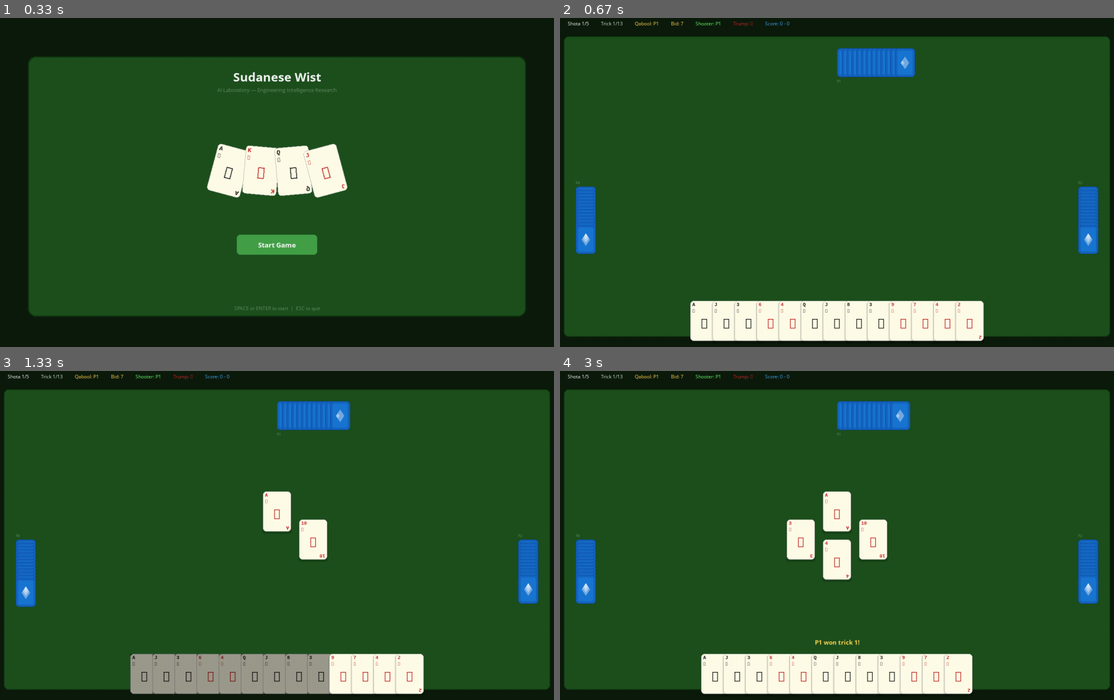
Above: before the commit, frames 1-4 (two rows, left to right).
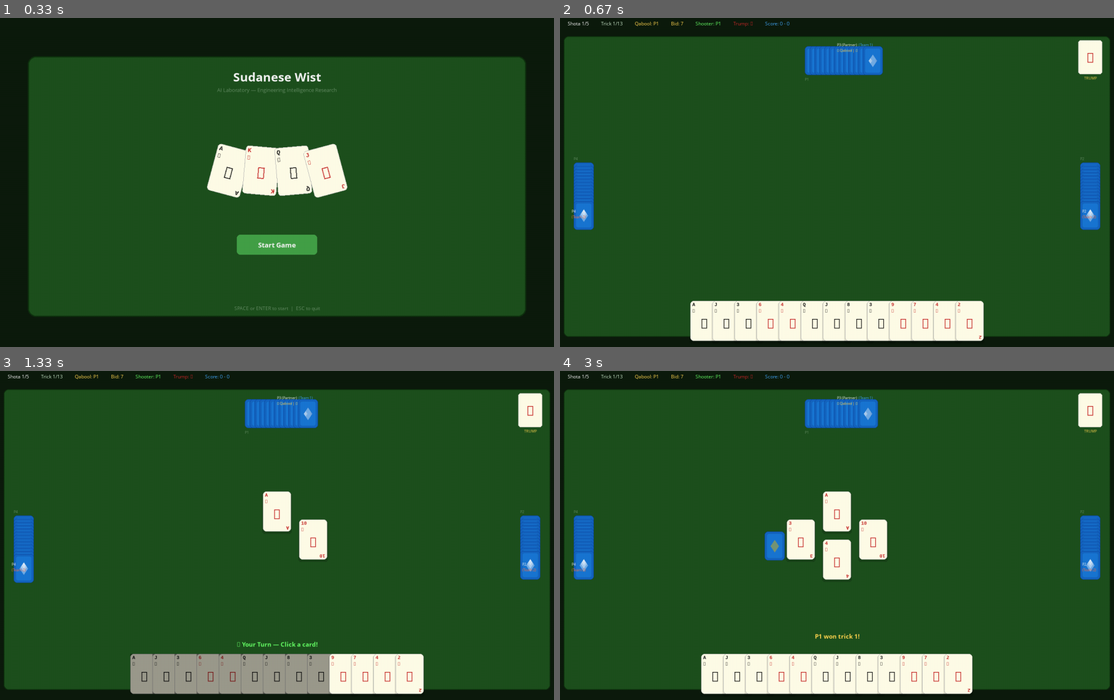
Above: after the commit, the same moments.

Repository: aamagzoub/engineering-intelligence
Game: pygame game, started from gui_pygame/main.py
Two runs of this game, one before a commit and one after it. Both use one fixed random seed, a clock stepped at 60 frames per second and the inputs below.
Inputs (mouse positions are in pixels of both pictures, inside the frame that each line leads up to):
- Up to frame 1 (0.33 s): no input
- Up to frame 2 (0.67 s): tap Space at 0.33 s
- Up to frame 3 (1.33 s): click (144, 673) at 0.72 s; tap Space at 1 s
- Up to frame 4 (3 s): click (726, 673) at 1.38 s; click (704, 472) at 1.72 s; click (947, 673) at 2.05 s; click (820, 482) at 2.38 s; click (748, 426) at 2.72 s

Frame 1 is identical in both runs. In frame 2, 3.3% of the frame differs, in the area x 2-98%, y 6-72%; in frame 3, 3.4%; in frame 4, 3.7%, in the area x 2-98%, y 6-84%.

Commit message:
feat: PyGame UI - player labels, trump display, tricks won, game over + shota end screens

Diff:
--- a/gui_pygame/game_screen.py
+++ b/gui_pygame/game_screen.py
@@ -236,6 +236,10 @@
             if self.phase == "playing":
                 self._start_next_trick()
 
+        if event.type == pygame.KEYDOWN:
+            if event.key == pygame.K_SPACE and self.phase == "game_over":
+                self.start_game()
+
         if event.type == pygame.MOUSEBUTTONDOWN and event.button == 1:
             self._handle_click(event.pos)
 
@@ -302,6 +306,14 @@
 
     def render(self):
         """Render the full game screen."""
+        if self.phase == "game_over":
+            self._render_game_over()
+            return
+
+        if self.phase == "shota_end":
+            self._render_shota_end()
+            return
+
         # Table.
         table_rect = pygame.Rect(20, 50, SCREEN_WIDTH - 40, SCREEN_HEIGHT - 100)
         pygame.draw.rect(self.screen, TABLE_FELT, table_rect, border_radius=12)
@@ -310,22 +322,202 @@
         # Top info bar.
         self._render_info_bar()
 
-        # Opponent cards (face-down).
+        # Opponent cards (face-down) with labels.
         cx, cy = SCREEN_WIDTH // 2, SCREEN_HEIGHT // 2
-        self._render_opponent(0, cx, 80, horizontal=True)   # Top
-        self._render_opponent(3, 50, cy, horizontal=False)   # Left
-        self._render_opponent(1, SCREEN_WIDTH - 50 - CARD_MINI_W, cy, horizontal=False)  # Right
+        self._render_opponent(0, cx - 80, 75, horizontal=True)   # Top
+        self._render_opponent(3, 45, cy - 60, horizontal=False)  # Left
+        self._render_opponent(1, SCREEN_WIDTH - 45 - CARD_MINI_W, cy - 60, horizontal=False)  # Right
+
+        # Player labels with roles.
+        self._render_player_labels(cx, cy)
+
+        # Won tricks piles.
+        self._render_tricks_won(cx, cy)
+
+        # Trump display (top-right).
+        self._render_trump_display()
 
         # Centre trick.
         self._render_centre_trick(cx, cy)
 
         # Human hand.
         self._render_human_hand()
+
+        # "Your turn" indicator.
+        if self.phase == "playing" and self._play_idx < len(self._play_order):
+            if self._play_order[self._play_idx] == HUMAN_ID:
+                turn_surf = self.fonts["large"].render("▶ Your Turn — Click a card!", True, TEXT_GREEN)
+                self.screen.blit(turn_surf, turn_surf.get_rect(centerx=cx, y=SCREEN_HEIGHT - 175))
 
         # Message.
         if self._message_timer > 0 and self._message:
             msg_surf = self.fonts["large"].render(self._message, True, TEXT_GOLD)
-            self.screen.blit(msg_surf, msg_surf.get_rect(centerx=cx, y=SCREEN_HEIGHT - 180))
+            self.screen.blit(msg_surf, msg_surf.get_rect(centerx=cx, y=SCREEN_HEIGHT - 195))
+
+    def _render_game_over(self):
+        """Render game over screen."""
+        cx, cy = SCREEN_WIDTH // 2, SCREEN_HEIGHT // 2
+
+        # Dark overlay.
+        overlay = pygame.Surface((SCREEN_WIDTH, SCREEN_HEIGHT), pygame.SRCALPHA)
+        overlay.fill((0, 0, 0, 180))
+        self.screen.blit(overlay, (0, 0))
+
+        # Winner text.
+        if self.game_scores[0] > self.game_scores[1]:
+            winner_text = "YOUR TEAM WINS!"
+            color = HIGHLIGHT_GREEN
+        elif self.game_scores[1] > self.game_scores[0]:
+            winner_text = "TEAM 2 WINS!"
+            color = TEAM2_ORANGE
+        else:
+            winner_text = "IT'S A DRAW!"
+            color = TEXT_WHITE
+
+        # Trophy.
+        trophy_font = pygame.font.SysFont("Segoe UI", 60)
+        trophy = trophy_font.render("🏆", True, TEXT_GOLD)
+        self.screen.blit(trophy, trophy.get_rect(centerx=cx, y=cy - 120))
+
+        # Game Over.
+        go_font = pygame.font.SysFont("Segoe UI", 36, bold=True)
+        go = go_font.render("GAME OVER", True, TEXT_WHITE)
+        self.screen.blit(go, go.get_rect(centerx=cx, y=cy - 50))
+
+        # Winner.
+        win_font = pygame.font.SysFont("Segoe UI", 28, bold=True)
+        win = win_font.render(winner_text, True, color)
+        self.screen.blit(win, win.get_rect(centerx=cx, y=cy + 10))
+
+        # Scores.
+        score_font = pygame.font.SysFont("Segoe UI", 20)
+        score = score_font.render(
+            f"Team 1 (You): {self.game_scores[0]}  │  Team 2: {self.game_scores[1]}",
+            True, TEXT_LIGHT)
+        self.screen.blit(score, score.get_rect(centerx=cx, y=cy + 60))
+
+        # Restart hint.
+        hint = self.fonts["medium"].render("Press SPACE for new game  |  ESC for menu", True, TEXT_DIM)
+        self.screen.blit(hint, hint.get_rect(centerx=cx, y=cy + 120))
+
+    def _render_shota_end(self):
+        """Render Shota end summary (brief pause between Shotas)."""
+        cx, cy = SCREEN_WIDTH // 2, SCREEN_HEIGHT // 2
+
+        # Semi-transparent overlay.
+        overlay = pygame.Surface((SCREEN_WIDTH, SCREEN_HEIGHT), pygame.SRCALPHA)
+        overlay.fill((0, 0, 0, 140))
+        self.screen.blit(overlay, (0, 0))
+
+        # Shota result.
+        playing_team = self.players[self.shooter_id].team_id
+        bid_met = self.team_tricks[playing_team] >= self.bid_value
+
+        title_font = pygame.font.SysFont("Segoe UI", 24, bold=True)
+        title = title_font.render(f"Shota {self.shota_number} Complete", True, TEXT_WHITE)
+        self.screen.blit(title, title.get_rect(centerx=cx, y=cy - 60))
+
+        result_color = HIGHLIGHT_GREEN if bid_met else (229, 57, 53)
+        result_text = "Bid SUCCESS ✓" if bid_met else "Bid FAILED ✗"
+        result = self.fonts["large"].render(result_text, True, result_color)
+        self.screen.blit(result, result.get_rect(centerx=cx, y=cy - 20))
+
+        tricks = self.fonts["medium"].render(
+            f"Tricks — Team 1: {self.team_tricks[0]}  |  Team 2: {self.team_tricks[1]}",
+            True, TEXT_LIGHT)
+        self.screen.blit(tricks, tricks.get_rect(centerx=cx, y=cy + 15))
+
+        score = self.fonts["large"].render(
+            f"Score — Team 1: {self.game_scores[0]}  |  Team 2: {self.game_scores[1]}",
+            True, TEXT_GOLD)
+        self.screen.blit(score, score.get_rect(centerx=cx, y=cy + 50))
+
+        next_txt = self.fonts["small"].render("Next Shota starting...", True, TEXT_DIM)
+        self.screen.blit(next_txt, next_txt.get_rect(centerx=cx, y=cy + 90))
+
+    def _render_player_labels(self, cx, cy):
+        """Render player names, teams, and role indicators."""
+        # Player positions and info.
+        players_info = [
+            (0, cx, 65, "P3 (Partner)", "Team 1", True),    # Top
+            (3, 40, cy + 55, "P4", "Team 2", False),        # Left
+            (1, SCREEN_WIDTH - 90, cy + 55, "P2", "Team 2", False),  # Right
+        ]
+
+        for pid, x, y, name, team, is_top in players_info:
+            # Role indicator.
+            role = ""
+            role_color = TEXT_DIM
+            if pid == self.qabool_id:
+                role = "👑 Qabool"
+                role_color = TEXT_GOLD
+            if pid == self.shooter_id:
+                role = "🎯 Shooter" if not role else role + " | 🎯"
+                role_color = TEXT_GREEN if pid != self.qabool_id else TEXT_GOLD
+
+            # Team color.
+            team_color = TEAM1_BLUE if "1" in team else TEAM2_ORANGE
+
+            # Name.
+            name_surf = self.fonts["small"].render(name, True, TEXT_WHITE)
+            team_surf = self.fonts["small"].render(f"({team})", True, team_color)
+
+            if is_top:
+                self.screen.blit(name_surf, (x, y))
+                self.screen.blit(team_surf, (x + name_surf.get_width() + 4, y))
+            else:
+                self.screen.blit(name_surf, (x, y))
+                self.screen.blit(team_surf, (x, y + 14))
+
+            # Role below.
+            if role:
+                role_surf = self.fonts["small"].render(role, True, role_color)
+                self.screen.blit(role_surf, (x, y + (14 if is_top else 28)))
+
+    def _render_tricks_won(self, cx, cy):
+        """Render won tricks as small face-down piles near each team."""
+        # Team 1 (left side of centre).
+        t1_count = self.team_tricks[0]
+        if t1_count > 0:
+            x, y = cx - 180, cy - 20
+            for i in range(t1_count):
+                self.screen.blit(self._card_back_mini, (x + i * 4, y + i * 2))
+            count_surf = self.fonts["small"].render(str(t1_count), True, TEAM1_BLUE)
+            self.screen.blit(count_surf, (x + t1_count * 4 + CARD_MINI_W + 4, y + 20))
+
+        # Team 2 (right side of centre).
+        t2_count = self.team_tricks[1]
+        if t2_count > 0:
+            x, y = cx + 130, cy - 20
+            for i in range(t2_count):
+                self.screen.blit(self._card_back_mini, (x + i * 4, y + i * 2))
+            count_surf = self.fonts["small"].render(str(t2_count), True, TEAM2_ORANGE)
+            self.screen.blit(count_surf, (x + t2_count * 4 + CARD_MINI_W + 4, y + 20))
+
+    def _render_trump_display(self):
+        """Render trump suit card in top-right corner."""
+        if self.trump_suit is None:
+            return
+
+        sym = SUIT_SYMBOLS.get(self.trump_suit, "?")
+        color = RED_SUIT if self.trump_suit in (Suit.HEARTS, Suit.DIAMONDS) else BLACK_SUIT
+
+        # Draw a card with the trump symbol.
+        x, y = SCREEN_WIDTH - 100, 60
+        card_surf = pygame.Surface((60, 85), pygame.SRCALPHA)
+        pygame.draw.rect(card_surf, CARD_WHITE, card_surf.get_rect(), border_radius=6)
+        pygame.draw.rect(card_surf, (180, 180, 180), card_surf.get_rect(), width=1, border_radius=6)
+
+        # Big suit symbol.
+        big_font = pygame.font.SysFont("Segoe UI", 36)
+        suit_surf = big_font.render(sym, True, color)
+        card_surf.blit(suit_surf, suit_surf.get_rect(center=(30, 42)))
+
+        self.screen.blit(card_surf, (x, y))
+
+        # "TRUMP" label below.
+        label = self.fonts["small"].render("TRUMP", True, TEXT_GOLD)
+        self.screen.blit(label, label.get_rect(centerx=x + 30, y=y + 88))
 
     def _render_info_bar(self):
         """Render the top information bar."""
